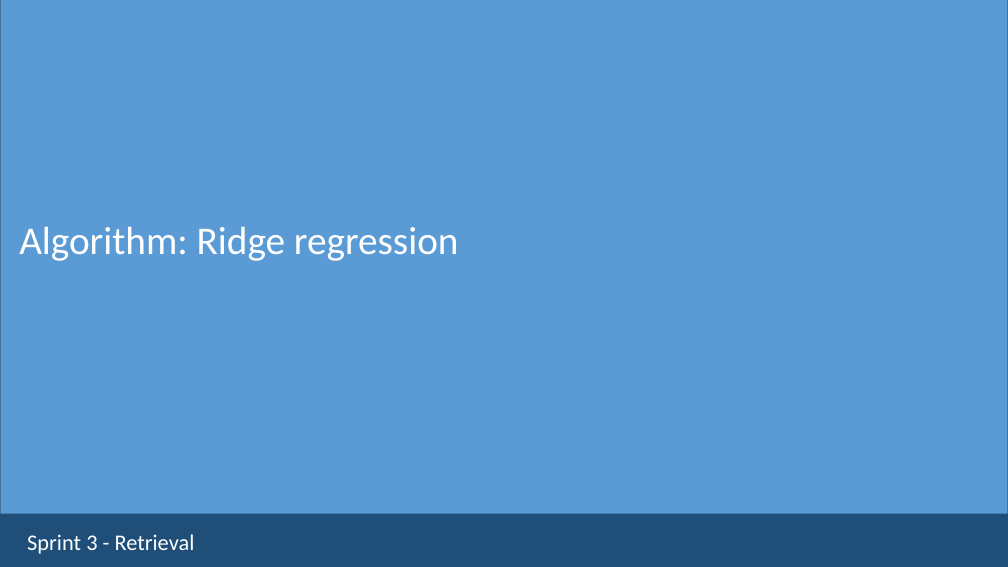
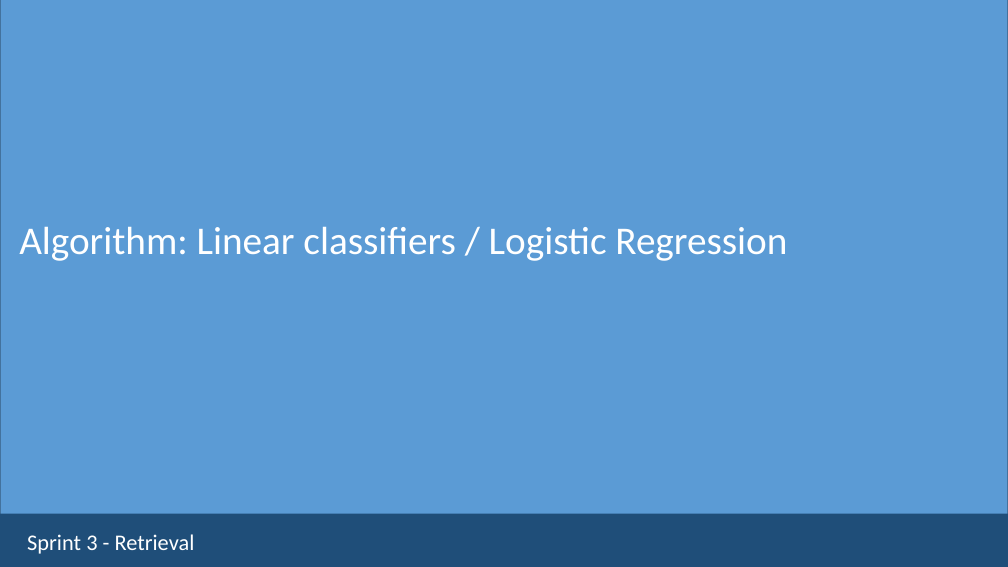
Before and after one commit to ua-dsf/ML_sprint, a slide deck: slide 5 of sprint2_classification/module1_regression_part2.pptx (slide 6 before the commit). Drawn at 1008x567 pixels with LibreOffice and Linux fonts; fonts in the diff are those of the drawing. Boxes give left, top, right and bottom in pixels: in the first picture for what was removed or moved away, otherwise in the second. Text is boxed around its words. In the diff, an @@ line names an element or a change of style, - is before the commit and + after.

```diff
--- a/sprint2_classification/module1_regression_part2.pptx
+++ b/sprint2_classification/module1_regression_part2.pptx
@@ text at <box>19,226,787,261</box>: text changed @@
-Algorithm: Ridge regression
+Algorithm: Linear classifiers / Logistic Regression
```
Also in this commit, not shown: 3 other slides changed, 8 slides added, 1 slide removed, 15 other files.
